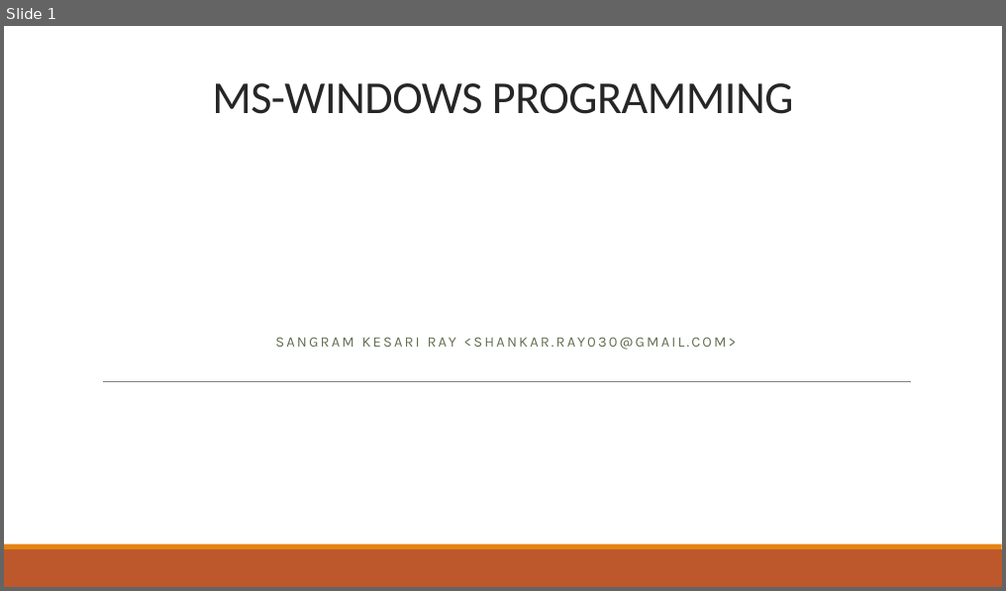
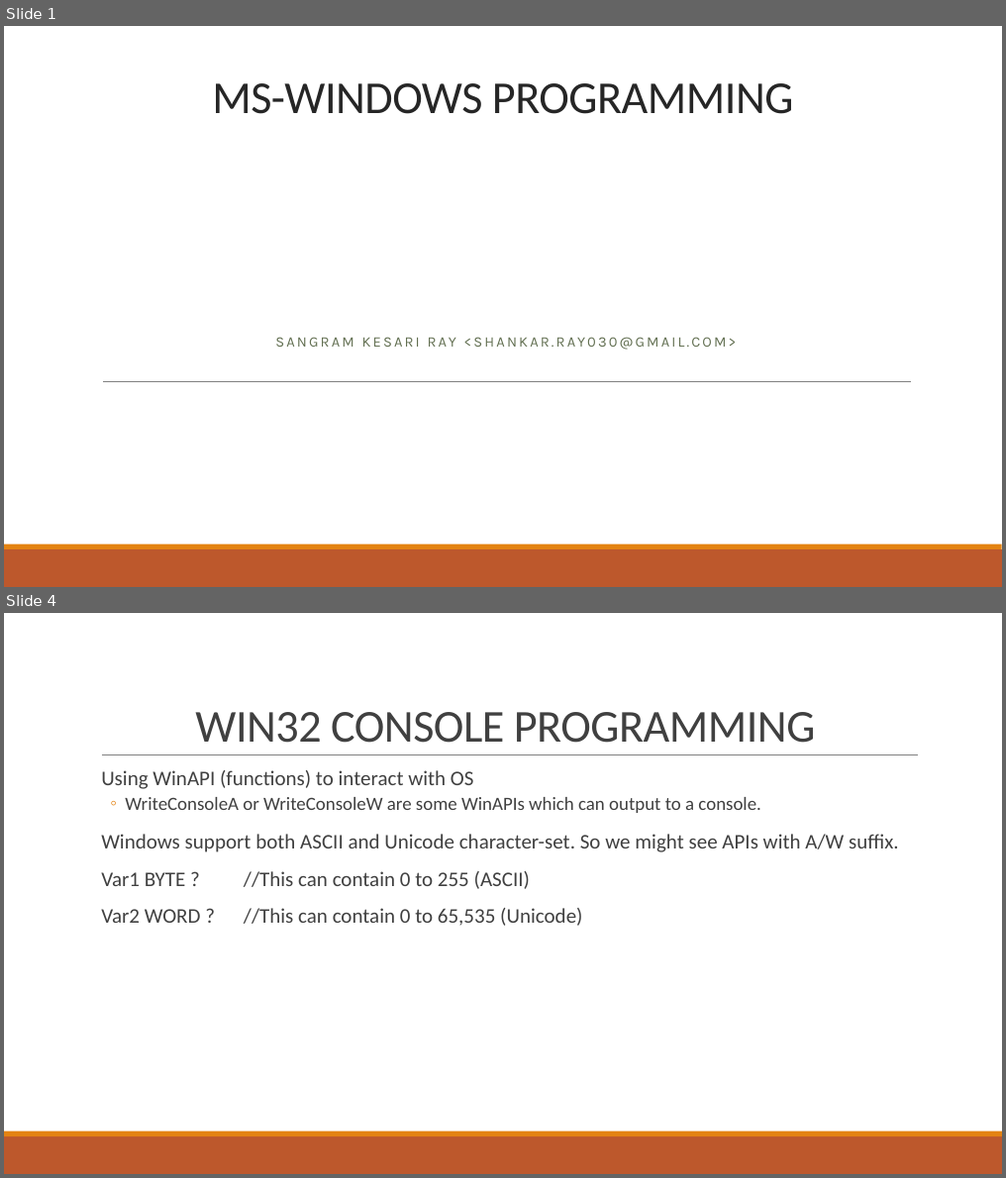
Before and after one commit to b1nch3f/Assembly-Language-Tutorials-for-Windows, a slide deck: 11 MS-Windows Programming/MS-Windows Programming.pptx. Shown one above the other, each under a label of ours: slide 1 before the commit, slides 1 and 4 after it; the slides between them are not shown. The pictures are 1006x591 and 1006x1178 pixels, drawn with LibreOffice and Linux fonts; fonts in the diff are those of the drawing. Boxes give left, top, right and bottom in pixels: in the first picture for what was removed or moved away, otherwise in the second. Text is boxed around its words. In the diff, an @@ line names an element or a change of style, - is before the commit and + after.

```diff
--- a/11 MS-Windows Programming/MS-Windows Programming.pptx
+++ b/11 MS-Windows Programming/MS-Windows Programming.pptx
@@ slide 4 added at bbox=[4, 613, 1002, 1174], background #FFFFFF; not listed: 2 template elements that a slide beside it also shows @@
@@ title added at bbox=[195, 712, 816, 743], 44 pt, text #404040 @@
+WIN32 CONSOLE PROGRAMMING
@@ line added from (102, 756) to (918, 756), #808080 0.5 pt @@
@@ text added at bbox=[101, 770, 899, 926], 20 pt, text #404040 @@
+  Using WinAPI (functions) to interact with OS
+  ◦ WriteConsoleA or WriteConsoleW are some WinAPIs which can output to a console.
+  Windows support both ASCII and Unicode character-set. So we might see APIs with A/W suffix.
+  Var1 BYTE ? //This can contain 0 to 255 (ASCII)
+  Var2 WORD ? //This can contain 0 to 65,535 (Unicode)
```
Also in this commit, not shown: 2 other slides added, 5 other files.
